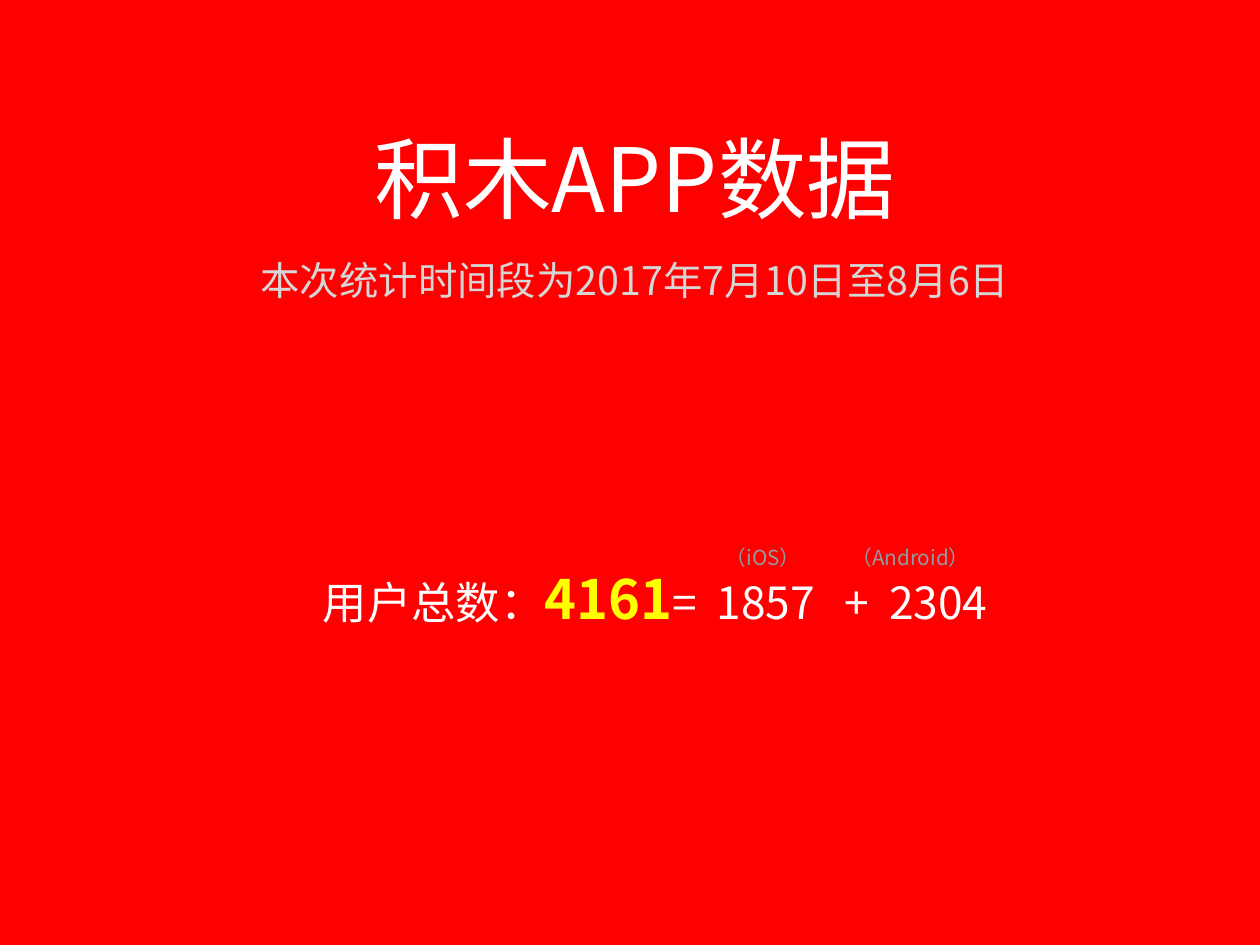
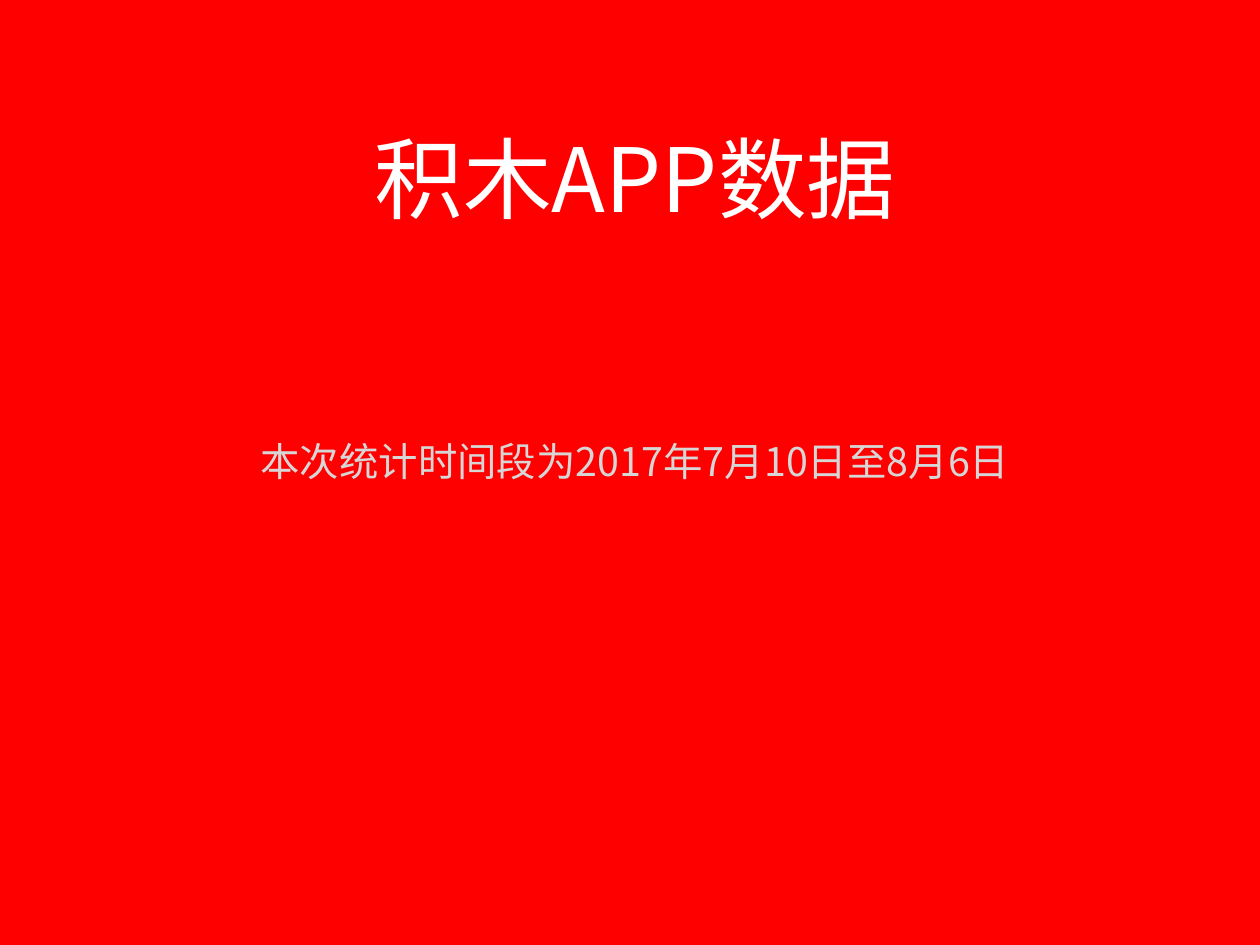
Before and after one commit to kevin0501/go, a slide deck: slide 1 of 需求/过去一个月积木APP数据分析.pptx. Drawn at 1260x945 pixels with LibreOffice and Linux fonts; fonts in the diff are those of the drawing; background and template pictures are left out. Boxes give left, top, right and bottom in pixels: in the first picture for what was removed or moved away, otherwise in the second. Text is boxed around its words. In the diff, an @@ line names an element or a change of style, - is before the commit and + after.

Commit message:
数据分析PPT

```diff
--- a/需求/过去一个月积木APP数据分析.pptx
+++ b/需求/过去一个月积木APP数据分析.pptx
@@ subtitle "本次统计时间段为2017年7月10日至8月6日": place and size @@
-subtitle "本次统计时间段为2017年7月10日至8月6日" at (261,262,1010,298)
+subtitle "本次统计时间段为2017年7月10日至8月6日" at (261,443,1010,479)
@@ text removed at (726,547,969,567) @@
-（iOS） （Android）
@@ text removed at (323,578,987,623) @@
-用户总数：4161= 1857 + 2304
```
Also in this commit, not shown: 2 other slides changed, 3 slides added, 4 slides removed.
